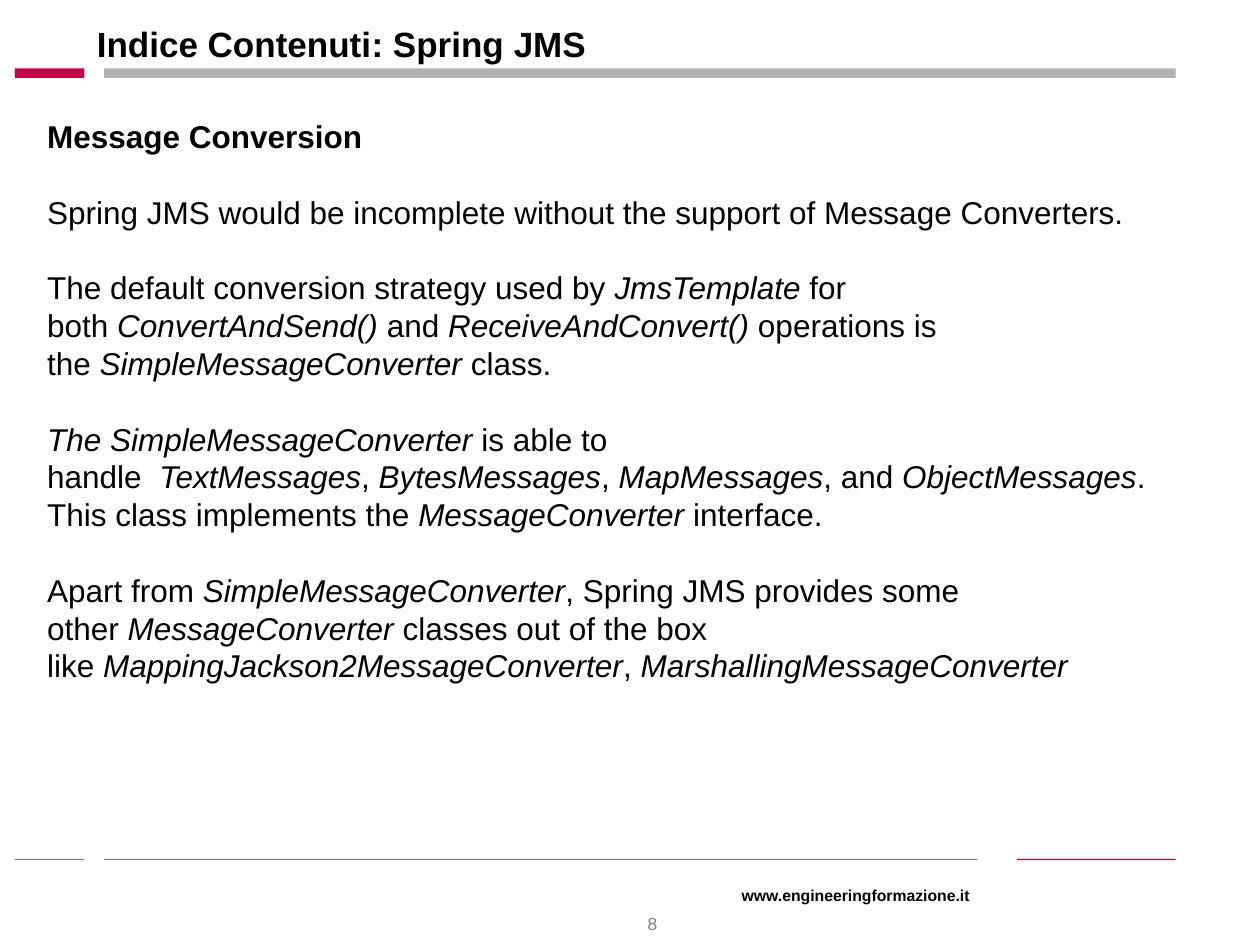
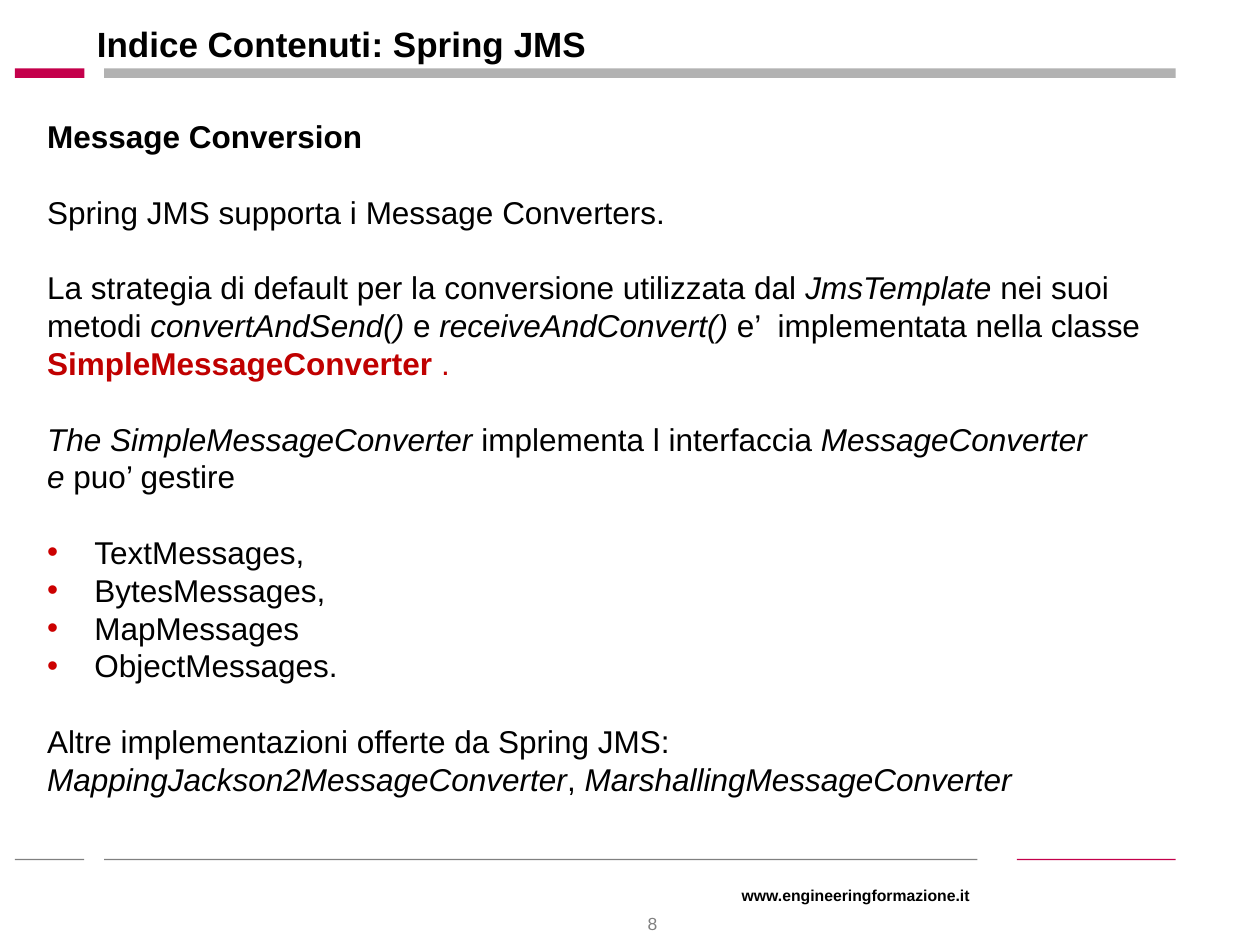
Before and after one commit to stefanofiorenza/SpringJ2EE, a slide deck: slide 8 of Docs/SJMS/Slides/SpringJMS.ppt. Drawn at 1260x945 pixels with LibreOffice and Linux fonts; fonts in the diff are those of the drawing; background and template pictures are left out. Boxes give left, top, right and bottom in pixels: in the first picture for what was removed or moved away, otherwise in the second. Text is boxed around its words. In the diff, an @@ line names an element or a change of style, - is before the commit and + after.

```diff
--- a/Docs/SJMS/Slides/SpringJMS.ppt
+++ b/Docs/SJMS/Slides/SpringJMS.ppt
@@ text at [47, 201, 1140, 797]: text changed; italic off @@
-Spring JMS would be incomplete without the support of Message Converters.
-The default conversion strategy used by JmsTemplate for
-both ConvertAndSend() and ReceiveAndConvert() operations is
-the SimpleMessageConverter class.
-The SimpleMessageConverter is able to
-handle TextMessages, BytesMessages, MapMessages, and ObjectMessages.
-This class implements the MessageConverter interface.
-Apart from SimpleMessageConverter, Spring JMS provides some
-other MessageConverter classes out of the box
-like MappingJackson2MessageConverter, MarshallingMessageConverter
+Spring JMS supporta i Message Converters.
+La strategia di default per la conversione utilizzata dal JmsTemplate nei suoi
+metodi convertAndSend() e receiveAndConvert() e’ implementata nella classe
+SimpleMessageConverter .
+The SimpleMessageConverter implementa l interfaccia MessageConverter
+e puo’ gestire
+• TextMessages,
+• BytesMessages,
+• MapMessages
+• ObjectMessages.
+Altre implementazioni offerte da Spring JMS:
+MappingJackson2MessageConverter, MarshallingMessageConverter
```
Also in this commit, not shown: 4 other slides changed, 4 other files.
